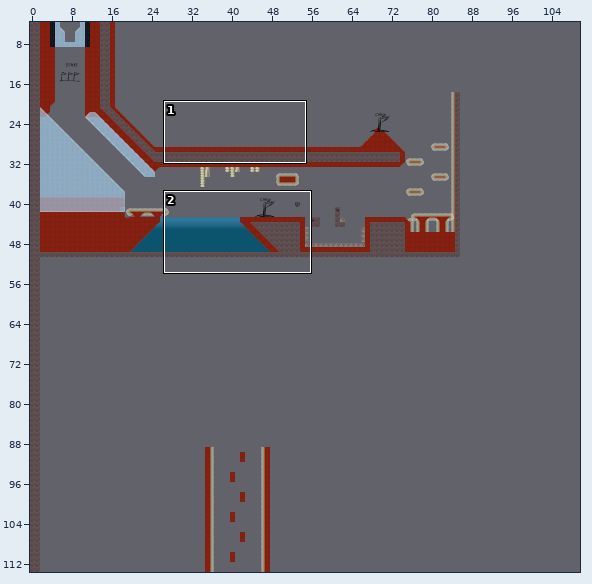
Level history. Tiled map: data/assets/platforms2.tmx. Above, an overview of the earlier version with the close-up marked.
Close-up. Earlier state:
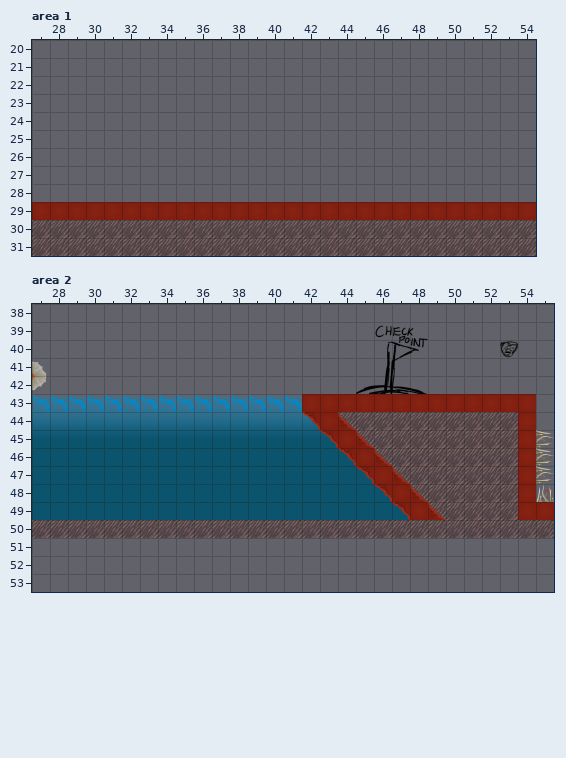
Cells are 64x64 px. Shown: area 1 x 27..54, y 20..31; area 2 x 27..55, y 38..53. The commit also changed other parts of the map, which this record leaves out.
After:
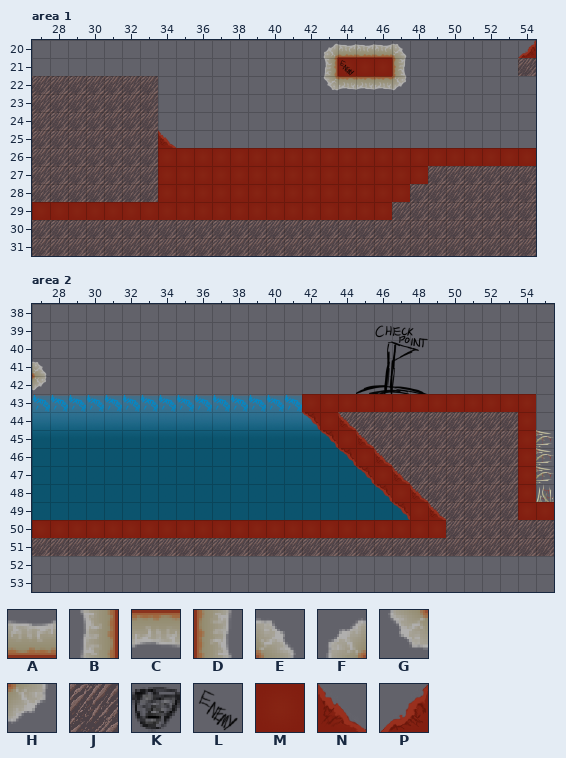
Key: from "TileBounce": A 0 "NonEdibleEdge", B 1, C 2, D 3, E 4 "NonEdibleSlope", F 5, G 6, H 7; from "TileHard": J 0 "NonEdible", K 23, L 26; from "TileMeatSolid1": M 0 "Block"; from "TileMeatTri1": N 0 "Slope", P 4 "Slope".
_ is an empty cell.
Tiles replaced or removed in this view: J, K, M.
See-through tiles are keyed as they look on the map.
Diff:
Changed rows in their new state; . is an unchanged cell.
Layer "Level", area 1:
first column x 27:
20 ................FAAAE......P
21 ................BMMMD......J
22 JJJJJJJ.........GCCCH.......
23 JJJJJJJ.....................
24 JJJJJJJ.....................
25 JJJJJJJN....................
26 JJJJJJJMMMMMMMMMMMMMMMMMMMMM
27 JJJJJJJMMMMMMMMMMMMMMMJJJJJJ
28 JJJJJJJMMMMMMMMMMMMMMJJJJJJJ
29 ....................JJJJJJJJ
Layer "Flags", area 1:
first column x 44:
21 L
Layer "Level", area 2:
first column x 27:
50 MMMMMMMMMMMMMMMMMMMMMMM......
51 JJJJJJJJJJJJJJJJJJJJJJJJJJJJJ
Layer "Flags", area 2:
first column x 53:
40 _
